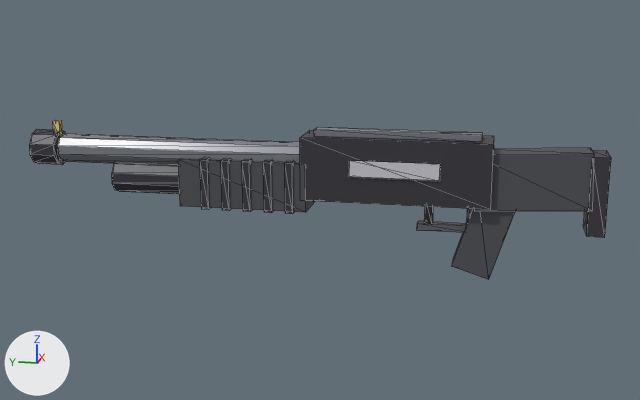
One commit to the glTF model assets/models/tactical_shotgun.glb: the scene before it, then after it.
Before and after are seen from a 50 mm camera at (-1.573, -0.053, 0.358) aimed at (0.004, 0.263, -0.037). The lights are fixed; the arrows at lower left show +X, +Y and +Z. The picture after the commit comes second. Mesh edges are drawn as thin lines. Vertices at exactly the same position are counted once.

The older version as bpy lines, for what is in view:
```python
me_tacticalshotgun = bpy.data.meshes.new('TacticalShotgun')
me_tacticalshotgun.from_pydata(...)  # 196 vertices, 312 faces; spans x -0.047..0.047, y -0.245..0.825, z -0.162..0.098
# faces by material slot: [168, 24, 72, 36, 12]
me_tacticalshotgun.materials.append(mat_gun_black)  # dark grey #35353c
me_tacticalshotgun.materials.append(mat_accent)  # light grey #cbcbd3
me_tacticalshotgun.materials.append(mat_gun_gunmetal)  # grey #7c7e86
me_tacticalshotgun.materials.append(mat_gun_poly2)  # dark grey #4b4d52
me_tacticalshotgun.materials.append(mat_gun_brass)  # yellow #edd37c
ob_tacticalshotgun = bpy.data.objects.new('TacticalShotgun', me_tacticalshotgun)
ob_tacticalshotgun.location = (0.0, 0.0, 0.0)
```
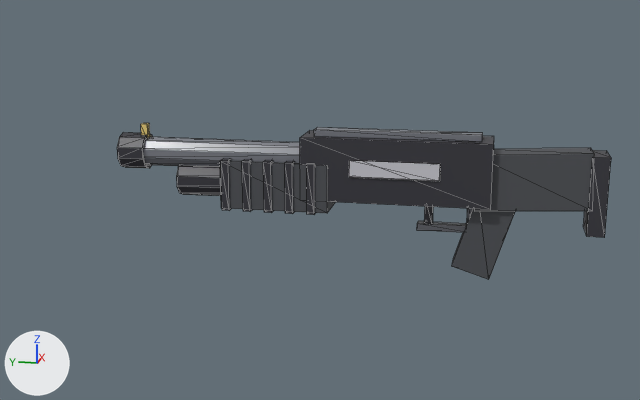
Patch to the scene script:
```diff
--- a/assets/models/tactical_shotgun.glb.py
+++ b/assets/models/tactical_shotgun.glb.py
@@ me_tacticalshotgun @@
 # used by ob_tacticalshotgun; location = (0.0, 0.0, 0.0)
-me_tacticalshotgun.from_pydata(...)  # 196 vertices, 312 faces; spans x -0.047..0.047, y -0.245..0.825, z -0.162..0.098
+me_tacticalshotgun.from_pydata(...)  # 196 vertices, 312 faces; spans x -0.047..0.047, y -0.245..0.645, z -0.162..0.098
+# me_tacticalshotgun part 1: the loose piece of 20 vertices spanning x -0.03..0.03, y 0.26..0.66, z -0.037..0.027 is scaled about its middle by (1, 0.75, 1), then moved by (0.0, -0.08, 0.0)
+# me_tacticalshotgun part 2: the loose piece of 8 vertices spanning x -0.047..0.047, y 0.303..0.317, z -0.052..0.042 is moved by (0.0, -0.04, 0.0)
+# me_tacticalshotgun part 3: the loose piece of 8 vertices spanning x -0.047..0.047, y 0.343..0.357, z -0.052..0.042 is moved by (0.0, -0.04, 0.0)
+# me_tacticalshotgun part 4: the loose piece of 8 vertices spanning x -0.047..0.047, y 0.383..0.397, z -0.052..0.042 is moved by (0.0, -0.04, 0.0)
+# me_tacticalshotgun part 5: the loose piece of 8 vertices spanning x -0.047..0.047, y 0.423..0.437, z -0.052..0.042 is moved by (0.0, -0.04, 0.0)
+# me_tacticalshotgun part 6: the loose piece of 8 vertices spanning x -0.047..0.047, y 0.463..0.477, z -0.052..0.042 is moved by (0.0, -0.04, 0.0)
+# me_tacticalshotgun part 7: the loose piece of 20 vertices spanning x -0.032..0.032, y 0.775..0.825, z 0.011..0.079 is moved by (0.0, -0.18, 0.0)
+# me_tacticalshotgun part 8: the loose piece of 8 vertices spanning x -0.044..0.044, y 0.28..0.52, z -0.049..0.039 is scaled about its middle by (1, 0.833, 1), then moved by (0.0, -0.06, 0.0)
+# me_tacticalshotgun part 9: the loose piece of 8 vertices spanning x -0.006..0.006, y 0.774..0.786, z 0.067..0.097 is moved by (0.0, -0.18, 0.0)
+# me_tacticalshotgun part 10: all 10 vertices in x -0.026..0.026, y 0.77, z 0.018..0.072 are moved by (0.0, -0.16, 0.0)
 me_tacticalshotgun.materials.append(mat_gun_black)
```

Pixel boxes [x1, y1, x2, y2] of what changed, in the pictures (640 x 400 px; the box of a moved part takes in the faces that stretch with it):
'TacticalShotgun', reshaped (15% narrower): before [29, 120, 611, 280]; after [117, 123, 611, 280]
part 1 of me_tacticalshotgun, moved or reshaped: before [111, 163, 180, 194]; after [176, 165, 221, 196]
part 2 of me_tacticalshotgun, moved or reshaped: before [285, 161, 295, 214]; after [307, 163, 315, 215]
part 3 of me_tacticalshotgun, moved or reshaped: before [263, 160, 274, 213]; after [285, 161, 295, 214]
part 4 of me_tacticalshotgun, moved or reshaped: before [242, 159, 253, 212]; after [263, 160, 274, 213]
part 5 of me_tacticalshotgun, moved or reshaped: before [221, 158, 232, 210]; after [242, 159, 253, 212]
part 6 of me_tacticalshotgun, moved or reshaped: before [200, 157, 211, 209]; after [221, 158, 232, 210]
part 7 of me_tacticalshotgun, moved or reshaped: before [29, 129, 66, 165]; after [117, 132, 153, 168]
part 8 of me_tacticalshotgun, moved or reshaped: before [178, 158, 315, 212]; after [220, 160, 335, 213]
part 9 of me_tacticalshotgun, moved or reshaped: before [53, 120, 63, 137]; after [141, 123, 150, 138]
part 10 of me_tacticalshotgun, moved or reshaped: before [57, 134, 300, 165]; after [143, 137, 300, 167]
